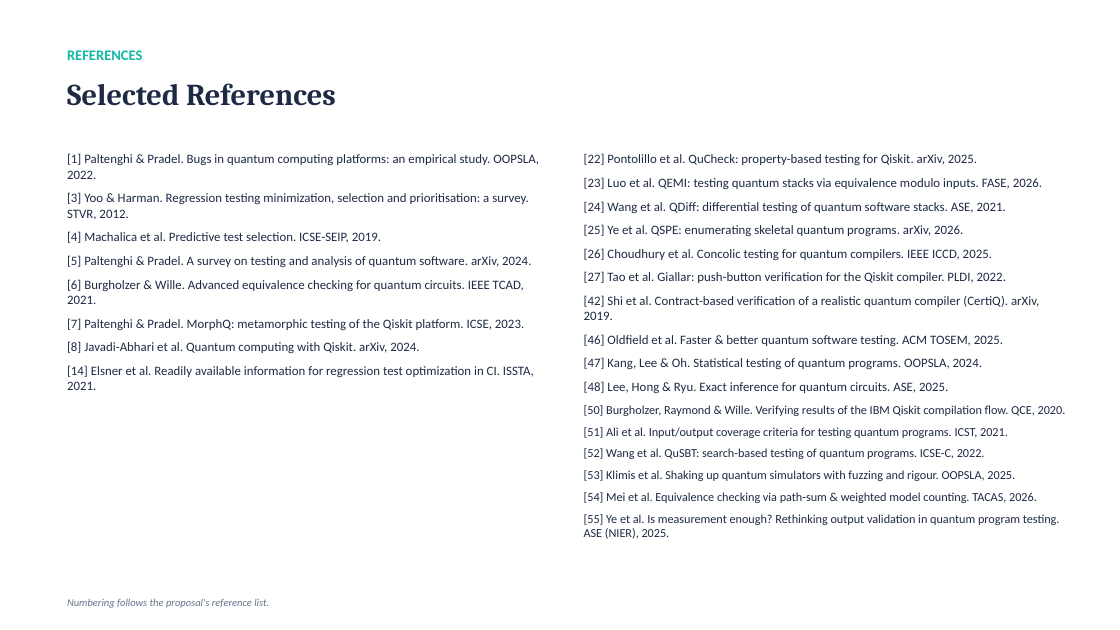
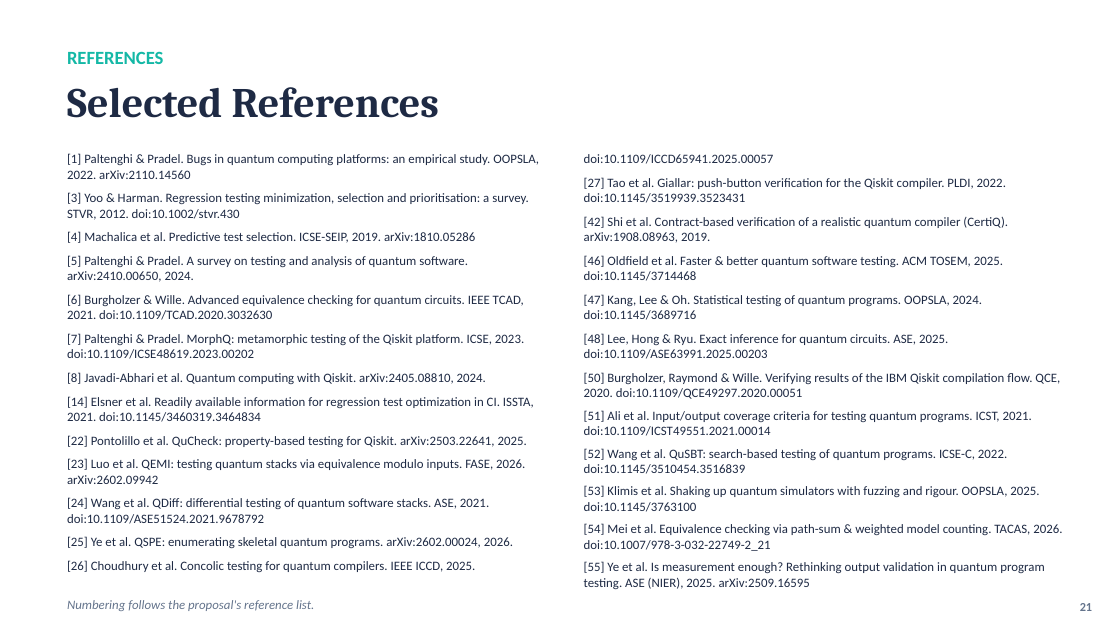
Before and after one commit to furqan-nr/quantum-transpiler-regression-testing, a slide deck: slide 21 of GSC files/GSC_Presentation_v4.pptx (slide 20 before the commit). Drawn at 1120x630 pixels with LibreOffice and Linux fonts; fonts in the diff are those of the drawing. Boxes give left, top, right and bottom in pixels: in the first picture for what was removed or moved away, otherwise in the second. Text is boxed around its words. In the diff, an @@ line names an element or a change of style, - is before the commit and + after.

```diff
--- a/GSC files/GSC_Presentation_v4.pptx
+++ b/GSC files/GSC_Presentation_v4.pptx
@@ text "REFERENCES" at <box>67,51,163,64</box>: size 12.5 to 16 pt @@
@@ text "Selected References" at <box>67,87,439,118</box>: size 26 to 36 pt @@
@@ text at <box>67,153,539,572</box>: text changed @@
-[1] Paltenghi & Pradel. Bugs in quantum computing platforms: an empirical study. OOPSLA, 2022.
-[3] Yoo & Harman. Regression testing minimization, selection and prioritisation: a survey. STVR, 2012.
-[4] Machalica et al. Predictive test selection. ICSE-SEIP, 2019.
-[5] Paltenghi & Pradel. A survey on testing and analysis of quantum software. arXiv, 2024.
-[6] Burgholzer & Wille. Advanced equivalence checking for quantum circuits. IEEE TCAD, 2021.
-[7] Paltenghi & Pradel. MorphQ: metamorphic testing of the Qiskit platform. ICSE, 2023.
-[8] Javadi-Abhari et al. Quantum computing with Qiskit. arXiv, 2024.
-[14] Elsner et al. Readily available information for regression test optimization in CI. ISSTA, 2021.
+[1] Paltenghi & Pradel. Bugs in quantum computing platforms: an empirical study. OOPSLA, 2022. arXiv:2110.14560
+[3] Yoo & Harman. Regression testing minimization, selection and prioritisation: a survey. STVR, 2012. doi:10.1002/stvr.430
+[4] Machalica et al. Predictive test selection. ICSE-SEIP, 2019. arXiv:1810.05286
+[5] Paltenghi & Pradel. A survey on testing and analysis of quantum software. arXiv:2410.00650, 2024.
+[6] Burgholzer & Wille. Advanced equivalence checking for quantum circuits. IEEE TCAD, 2021. doi:10.1109/TCAD.2020.3032630
+[7] Paltenghi & Pradel. MorphQ: metamorphic testing of the Qiskit platform. ICSE, 2023. doi:10.1109/ICSE48619.2023.00202
+[8] Javadi-Abhari et al. Quantum computing with Qiskit. arXiv:2405.08810, 2024.
+[14] Elsner et al. Readily available information for regression test optimization in CI. ISSTA, 2021. doi:10.1145/3460319.3464834
+[22] Pontolillo et al. QuCheck: property-based testing for Qiskit. arXiv:2503.22641, 2025.
+[23] Luo et al. QEMI: testing quantum stacks via equivalence modulo inputs. FASE, 2026. arXiv:2602.09942
+[24] Wang et al. QDiff: differential testing of quantum software stacks. ASE, 2021. doi:10.1109/ASE51524.2021.9678792
+[25] Ye et al. QSPE: enumerating skeletal quantum programs. arXiv:2602.00024, 2026.
+[26] Choudhury et al. Concolic testing for quantum compilers. IEEE ICCD, 2025.
@@ text at <box>584,154,1062,589</box>: text changed @@
-[22] Pontolillo et al. QuCheck: property-based testing for Qiskit. arXiv, 2025.
-[23] Luo et al. QEMI: testing quantum stacks via equivalence modulo inputs. FASE, 2026.
-[24] Wang et al. QDiff: differential testing of quantum software stacks. ASE, 2021.
-[25] Ye et al. QSPE: enumerating skeletal quantum programs. arXiv, 2026.
-[26] Choudhury et al. Concolic testing for quantum compilers. IEEE ICCD, 2025.
-[27] Tao et al. Giallar: push-button verification for the Qiskit compiler. PLDI, 2022.
-[42] Shi et al. Contract-based verification of a realistic quantum compiler (CertiQ). arXiv, 2019.
-[46] Oldfield et al. Faster & better quantum software testing. ACM TOSEM, 2025.
-[47] Kang, Lee & Oh. Statistical testing of quantum programs. OOPSLA, 2024.
-[48] Lee, Hong & Ryu. Exact inference for quantum circuits. ASE, 2025.
-[50] Burgholzer, Raymond & Wille. Verifying results of the IBM Qiskit compilation flow. QCE, 2020.
-[51] Ali et al. Input/output coverage criteria for testing quantum programs. ICST, 2021.
-[52] Wang et al. QuSBT: search-based testing of quantum programs. ICSE-C, 2022.
-[53] Klimis et al. Shaking up quantum simulators with fuzzing and rigour. OOPSLA, 2025.
-[54] Mei et al. Equivalence checking via path-sum & weighted model counting. TACAS, 2026.
-[55] Ye et al. Is measurement enough? Rethinking output validation in quantum program testing. ASE (NIER), 2025.
+doi:10.1109/ICCD65941.2025.00057
+[27] Tao et al. Giallar: push-button verification for the Qiskit compiler. PLDI, 2022. doi:10.1145/3519939.3523431
+[42] Shi et al. Contract-based verification of a realistic quantum compiler (CertiQ). arXiv:1908.08963, 2019.
+[46] Oldfield et al. Faster & better quantum software testing. ACM TOSEM, 2025. doi:10.1145/3714468
+[47] Kang, Lee & Oh. Statistical testing of quantum programs. OOPSLA, 2024. doi:10.1145/3689716
+[48] Lee, Hong & Ryu. Exact inference for quantum circuits. ASE, 2025. doi:10.1109/ASE63991.2025.00203
+[50] Burgholzer, Raymond & Wille. Verifying results of the IBM Qiskit compilation flow. QCE, 2020. doi:10.1109/QCE49297.2020.00051
+[51] Ali et al. Input/output coverage criteria for testing quantum programs. ICST, 2021. doi:10.1109/ICST49551.2021.00014
+[52] Wang et al. QuSBT: search-based testing of quantum programs. ICSE-C, 2022. doi:10.1145/3510454.3516839
+[53] Klimis et al. Shaking up quantum simulators with fuzzing and rigour. OOPSLA, 2025. doi:10.1145/3763100
+[54] Mei et al. Equivalence checking via path-sum & weighted model counting. TACAS, 2026. doi:10.1007/978-3-032-22749-2_21
+[55] Ye et al. Is measurement enough? Rethinking output validation in quantum program testing. ASE (NIER), 2025. arXiv:2509.16595
@@ text "Numbering follows the proposal's reference ..." at <box>67,600,314,611</box>: size 9 to 11 pt @@
@@ text added at <box>1080,603,1092,611</box>, 10.5 pt, text #64748C, bold @@
+21
```
Also in this commit, not shown: 25 other slides changed, 5 slides added, 1 slide removed, 40 other files.
